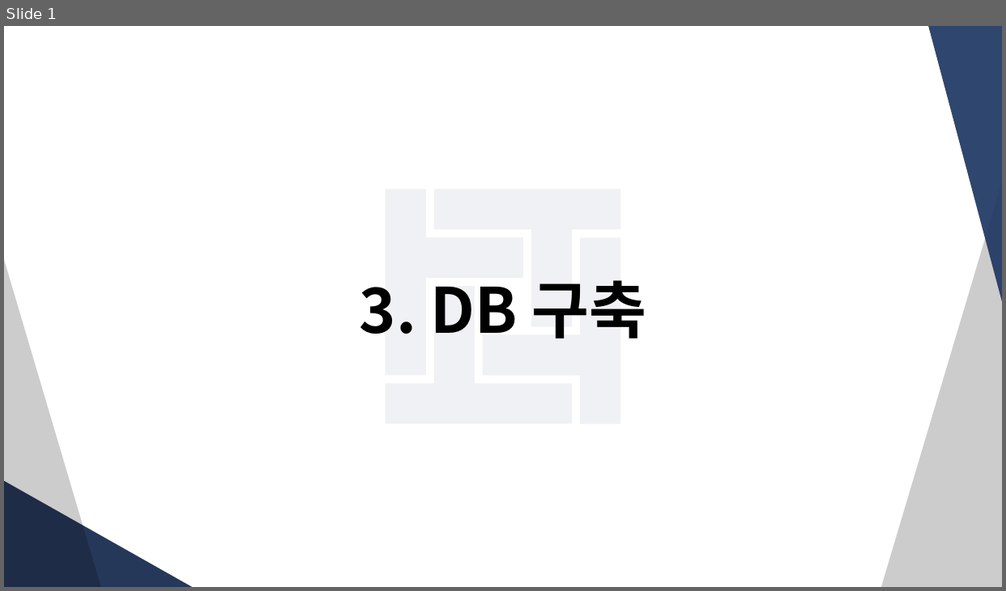
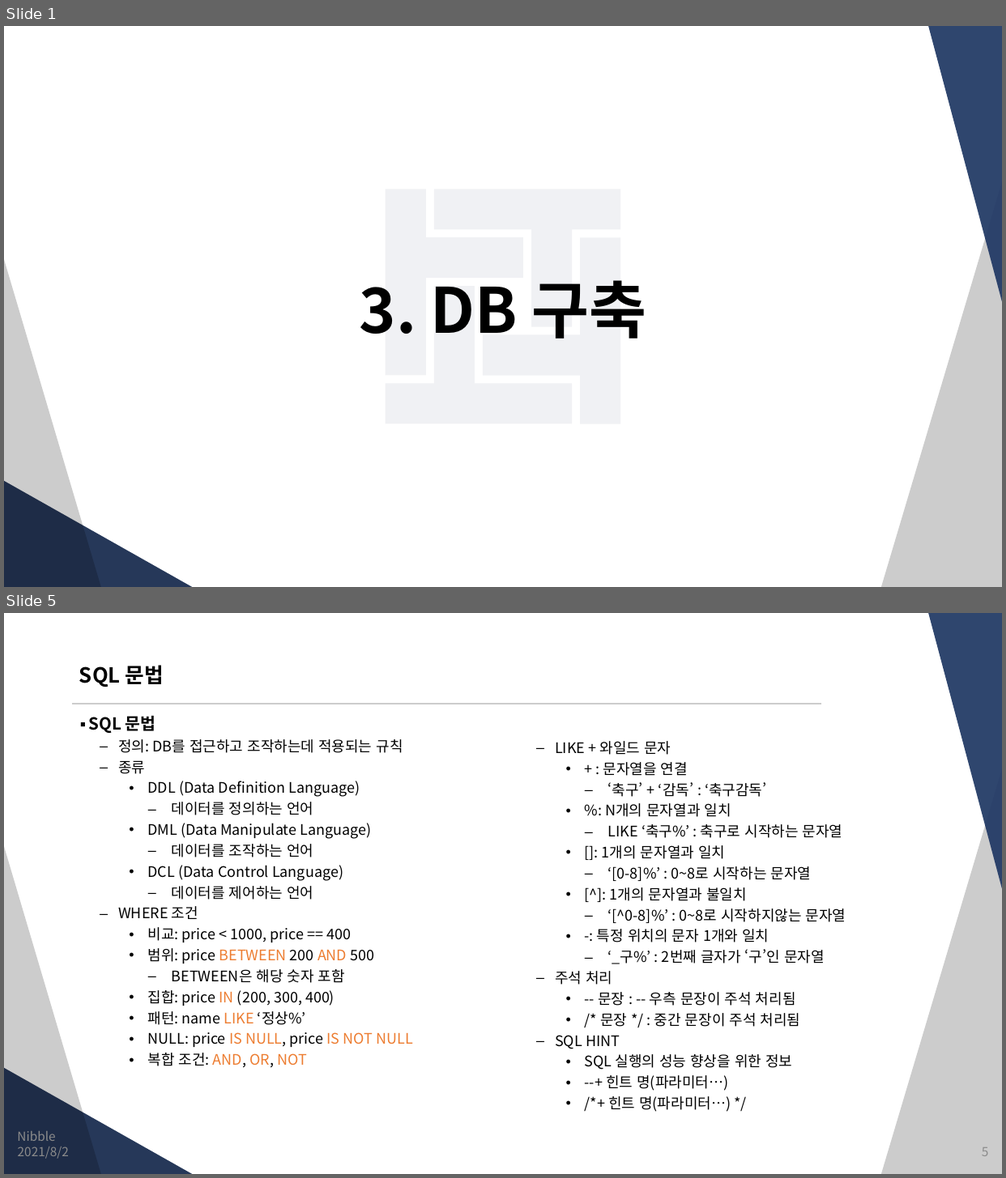
Before and after one commit to JungSangHyeon/2021-TIL, a slide deck: 정보처리기사/3. DB 구축.pptx. Shown one above the other, each under a label of ours: slide 1 before the commit, slides 1 and 5 after it; the slides between them are not shown. The pictures are 1006x591 and 1006x1178 pixels, drawn with LibreOffice and Linux fonts; fonts in the diff are those of the drawing. Boxes give left, top, right and bottom in pixels: in the first picture for what was removed or moved away, otherwise in the second. Text is boxed around its words. In the diff, an @@ line names an element or a change of style, - is before the commit and + after.

```diff
--- a/정보처리기사/3. DB 구축.pptx
+++ b/정보처리기사/3. DB 구축.pptx
@@ slide 5 added at <box>4,613,1002,1174</box>, background #FFFFFF; not listed: 4 template elements that a slide beside it also shows @@
@@ title added at <box>79,665,164,687</box>, 20 pt, text #000000, bold @@
+SQL 문법
@@ line added from (72, 704) to (821, 704), #CCCCCC 1.5 pt @@
@@ text added at <box>89,715,413,1068</box>, 14 pt, text #000000 @@
+▪ SQL 문법
+  – 정의: DB를 접근하고 조작하는데 적용되는 규칙
+  – 종류
+    • DDL (Data Definition Language)
+      – 데이터를 정의하는 언어
+    • DML (Data Manipulate Language)
+      – 데이터를 조작하는 언어
+    • DCL (Data Control Language)
+      – 데이터를 제어하는 언어
+  – WHERE 조건
+    • 비교: price < 1000, price == 400
+    • 범위: price BETWEEN 200 AND 500
+      – BETWEEN은 해당 숫자 포함
+    • 집합: price IN (200, 300, 400)
+    • 패턴: name LIKE ‘정상%’
+    • NULL: price IS NULL, price IS NOT NULL
+    • 복합 조건: AND, OR, NOT
@@ text added at <box>555,741,846,1112</box>, 14 pt, text #000000 @@
+  – LIKE + 와일드 문자
+    • + : 문자열을 연결
+      – ‘축구’ + ‘감독’ : ‘축구감독’
+    • %: N개의 문자열과 일치
+      – LIKE ‘축구%’ : 축구로 시작하는 문자열
+    • []: 1개의 문자열과 일치
+      – ‘[0-8]%’ : 0~8로 시작하는 문자열
+    • [^]: 1개의 문자열과 불일치
+      – ‘[^0-8]%’ : 0~8로 시작하지않는 문자열
+    • -: 특정 위치의 문자 1개와 일치
+      – ‘_구%’ : 2번째 글자가 ‘구’인 문자열
+  – 주석 처리
+    • -- 문장 : -- 우측 문장이 주석 처리됨
+    • /* 문장 */ : 중간 문장이 주석 처리됨
+  – SQL HINT
+    • SQL 실행의 성능 향상을 위한 정보
+    • --+ 힌트 명(파라미터…)
+    • /*+ 힌트 명(파라미터…) */
@@ text added at <box>17,1131,55,1141</box>, 12 pt, text #8C8C8C @@
+Nibble
@@ text added at <box>18,1147,69,1159</box>, 12 pt, text #8C8C8C @@
+2021/8/2
@@ page number added at <box>982,1148,989,1157</box>, 12 pt, text #8C8C8C @@
+5
```
Also in this commit, not shown: 1 slide changed, 5 other slides added.
